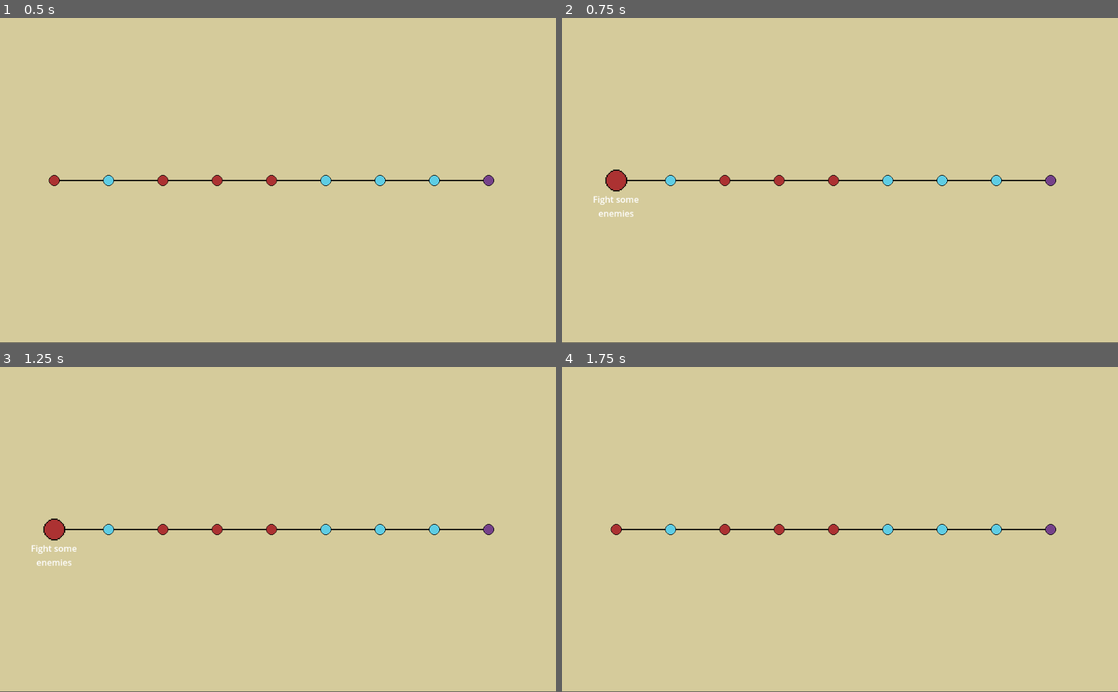
Above: before the commit, frames 1-4 (two rows, left to right).
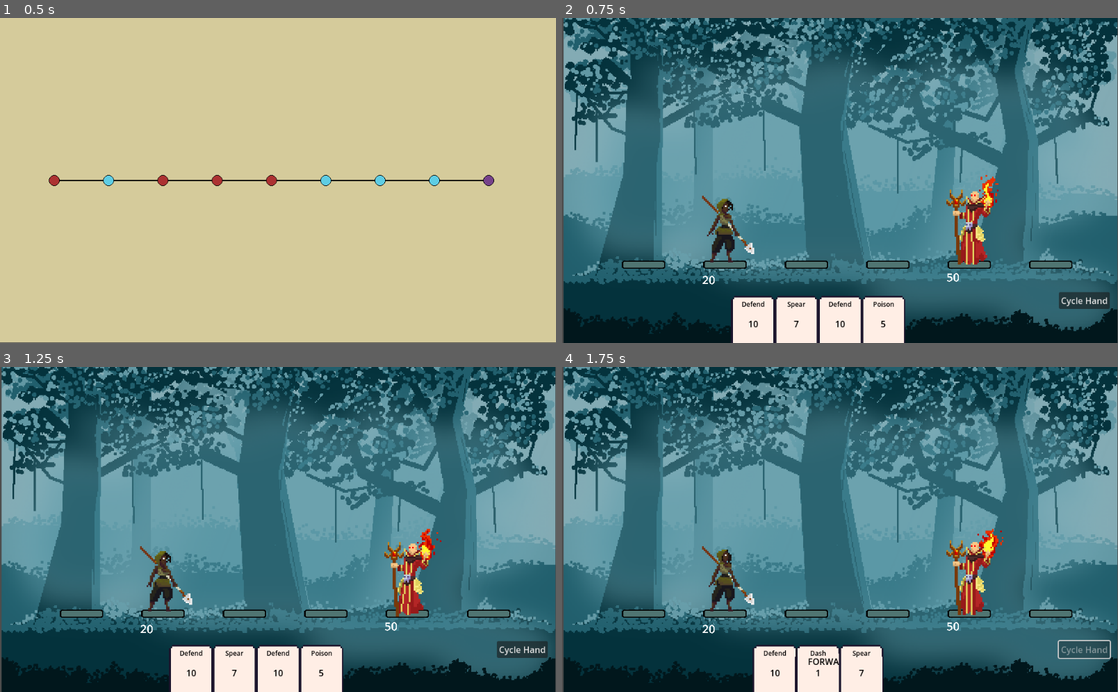
Above: after the commit, the same moments.

Repository: maxnovak/card-battle-time
Game: Godot game, scene res://Game.tscn
Same seed, same stepped clock (60 frames per second), same inputs: the game is played once before the commit and once after it. Before the commit the project starts from res://Map/Map.tscn.
Inputs (mouse positions are in pixels of both pictures, inside the frame that each line leads up to):
- Up to frame 1 (0.5 s): no input
- Up to frame 2 (0.75 s): tap Enter at 0.5 s; move the mouse to (617, 180) at 0.52 s; click (617, 180) at 0.67 s
- Up to frame 3 (1.25 s): no input
- Up to frame 4 (1.75 s): click (1084, 649) at 1.25 s, where only the run after the commit has a clickable "Cycle Hand"

Frame 1 is identical in both runs. In frame 2, 100% of the frame differs, in the area x 0-100%, y 0-100%; in frame 3, 100%; in frame 4, 100%.

Commit message:
Create game scene and allow swapping between map and events

Diff:
--- a/Combat/combat.gd
+++ b/Combat/combat.gd
@@ -3,6 +3,7 @@
 var cardScene = preload("res://Card.tscn")
 
 signal PhaseChange(phase: Global.Phases)
+signal combat_end
 
 @export
 var hero_position = 1 #0-2 for allowed locations
@@ -135,8 +136,12 @@
 		target.health -= amount
 
 func _on_phase_change(phase):
-	if $Enemy.health == 0:
+	if phase == Global.Phases.COMBAT_END:
+		combat_end.emit()
+
+	if $Enemy.health <= 0:
 		currentPhase = Global.Phases.COMBAT_END
+		return
 	if !$AttackTimer.is_stopped():
 		await $AttackTimer.timeout
 
--- /dev/null
+++ b/Events/AquireCard.tscn
@@ -0,0 +1,27 @@
+[gd_scene load_steps=3 format=3 uid="uid://d4fsjt8yofso0"]
+
+[ext_resource type="Script" path="res://Events/aquire_card.gd" id="1_rl5y8"]
+[ext_resource type="PackedScene" uid="uid://3b256apu812h" path="res://Card.tscn" id="2_j1c8l"]
+
+[node name="AquireCard" type="Node2D"]
+script = ExtResource("1_rl5y8")
+
+[node name="Card" parent="." instance=ExtResource("2_j1c8l")]
+position = Vector2(340, 302)
+effect = 2
+amount = 50
+cardName = "BIG STAB"
+abilityRange = [0, 1, 2]
+
+[node name="Card2" parent="." instance=ExtResource("2_j1c8l")]
+position = Vector2(659, 295)
+effect = 1
+amount = 20
+cardName = "Big Block"
+
+[node name="Card3" parent="." instance=ExtResource("2_j1c8l")]
+position = Vector2(498, 300)
+effect = 3
+amount = 20
+cardName = "Big DoT"
+abilityRange = [0, 1, 2]
--- /dev/null
+++ b/Events/aquire_card.gd
@@ -0,0 +1,18 @@
+extends Node2D
+
+signal event_end
+
+# Called when the node enters the scene tree for the first time.
+func _ready():
+	$Card.card_clicked.connect(_on_card_clicked.bind($Card))
+	$Card2.card_clicked.connect(_on_card_clicked.bind($Card2))
+	$Card3.card_clicked.connect(_on_card_clicked.bind($Card3))
+
+func _on_card_clicked(mouseButton, card):
+	Global.HuntressDeck.append(CardClass.new({
+		cardName = card.cardName,
+		amount = card.amount,
+		effect = card.effect,
+		direction = card.direction,
+	}))
+	event_end.emit()
--- /dev/null
+++ b/Game.tscn
@@ -0,0 +1,11 @@
+[gd_scene load_steps=3 format=3 uid="uid://cyipio86y58c4"]
+
+[ext_resource type="Script" path="res://game.gd" id="1_47x6f"]
+[ext_resource type="PackedScene" uid="uid://cu8fywtevu02m" path="res://Map/Map.tscn" id="2_nc35d"]
+
+[node name="Game" type="Node2D"]
+script = ExtResource("1_47x6f")
+
+[node name="Map" parent="." instance=ExtResource("2_nc35d")]
+
+[connection signal="change_scene" from="Map" to="." method="_on_map_change_scene"]
--- a/Map/Location/Location.tscn
+++ b/Map/Location/Location.tscn
@@ -25,5 +25,6 @@
 horizontal_alignment = 1
 autowrap_mode = 2
 
+[connection signal="input_event" from="Area2D" to="." method="_on_area_2d_input_event"]
 [connection signal="mouse_entered" from="Area2D" to="." method="_on_area_2d_mouse_entered"]
 [connection signal="mouse_exited" from="Area2D" to="." method="_on_area_2d_mouse_exited"]
--- a/Map/Location/location.gd
+++ b/Map/Location/location.gd
@@ -1,5 +1,7 @@
 extends Node2D
 class_name Location
+
+signal location_event(type: LocationClass.Types)
 
 @export
 var type: LocationClass.Types
@@ -21,3 +23,8 @@
 	$Icon.scale = Vector2(1.0, 1.0)
 	$Area2D/CollisionShape2D.scale = Vector2(1.0, 1.0)
 	$Tooltip.text = ""
+
+
+func _on_area_2d_input_event(_viewport, event, _shape_idx):
+	if event.is_pressed():
+		location_event.emit(type)
--- a/Map/map.gd
+++ b/Map/map.gd
@@ -1,6 +1,9 @@
 extends Node2D
+class_name Map
 
 const location = preload("res://Map/Location/Location.tscn")
+
+signal change_scene(type: LocationClass.Types)
 
 const LocationTypes = [
 	LocationClass.Types.BATTLE,
@@ -15,15 +18,22 @@
 		spot.type = LocationTypes[rng.randi_range(0, LocationTypes.size()-1)]
 		spot.parent = previousLocation
 		spot.position = Vector2(i*100+100, 300)
+		spot.location_event.connect(_on_location_event)
 		add_child(spot, true)
 		previousLocation = spot
 	var spot = location.instantiate()
 	spot.type = LocationClass.Types.BOSS
 	spot.parent = previousLocation
 	spot.position = Vector2(8*100+100, 300)
+	spot.location_event.connect(_on_location_event)
 	add_child(spot, true)
 
 func _draw():
-	for location in find_children("Location*", "Node2D", true, false):
-		if location.parent != null:
-			draw_line(location.parent.global_position, location.global_position, Color.BLACK, 2.0)
+	for spot in find_children("Location*", "Node2D", true, false):
+		if spot.parent != null:
+			draw_line(spot.parent.global_position, spot.global_position, Color.BLACK, 2.0)
+
+
+func _on_location_event(type):
+	print(LocationClass.Types.keys()[type])
+	change_scene.emit(type)
--- a/card.gd
+++ b/card.gd
@@ -15,6 +15,7 @@
 @export
 var cardName: String
 
+@export
 var abilityRange: Array
 var flippedCard: CardClass
 
--- /dev/null
+++ b/game.gd
@@ -0,0 +1,24 @@
+extends Node2D
+
+const combatScene = preload("res://Combat/Combat.tscn")
+const aquireCardScene = preload("res://Events/AquireCard.tscn")
+
+@onready
+var mapHolder = $Map
+
+func _on_map_change_scene(type):
+	if type == LocationClass.Types.BATTLE:
+		remove_child(mapHolder)
+		var combat = combatScene.instantiate()
+		combat.combat_end.connect(_event_ended.bind(combat))
+		add_child(combat)
+	if type == LocationClass.Types.CARD:
+		remove_child(mapHolder)
+		var aquireCard = aquireCardScene.instantiate()
+		aquireCard.event_end.connect(_event_ended.bind(aquireCard))
+		add_child(aquireCard)
+
+func _event_ended(event):
+	remove_child(event)
+	event.queue_free()
+	add_child(mapHolder)
--- a/project.godot
+++ b/project.godot
@@ -11,7 +11,7 @@
 [application]
 
 config/name="card-battle-time"
-run/main_scene="res://Map/Map.tscn"
+run/main_scene="res://Game.tscn"
 config/features=PackedStringArray("4.2", "Forward Plus")
 config/icon="res://icon.svg"
 
